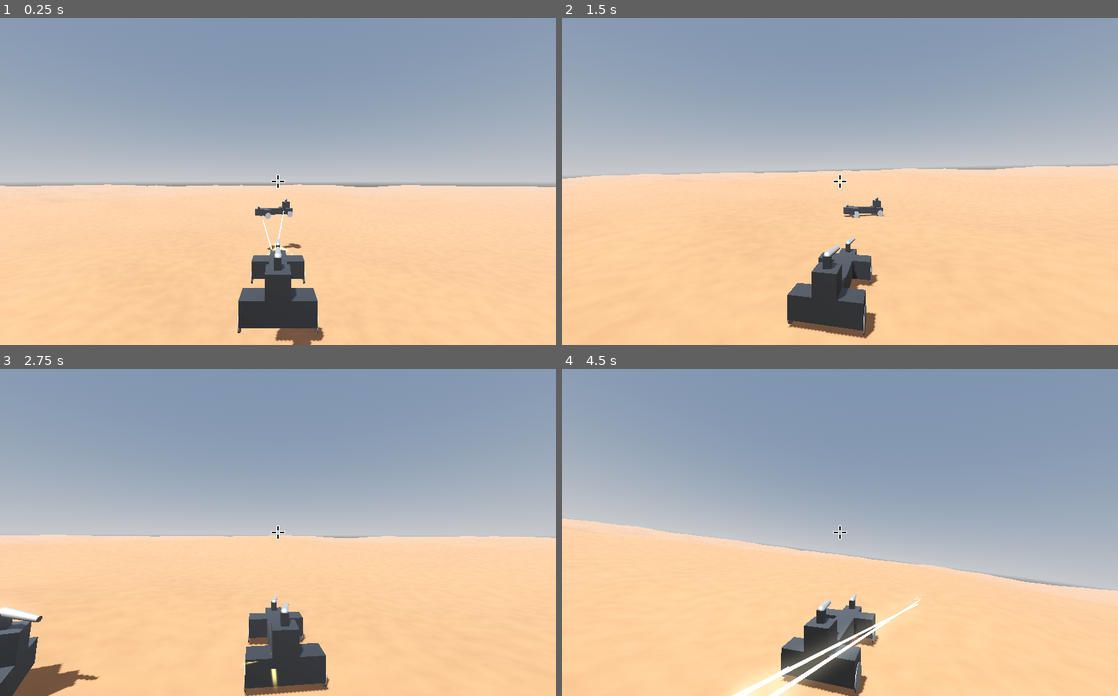
Above: before the commit, frames 1-4 (two rows, left to right).
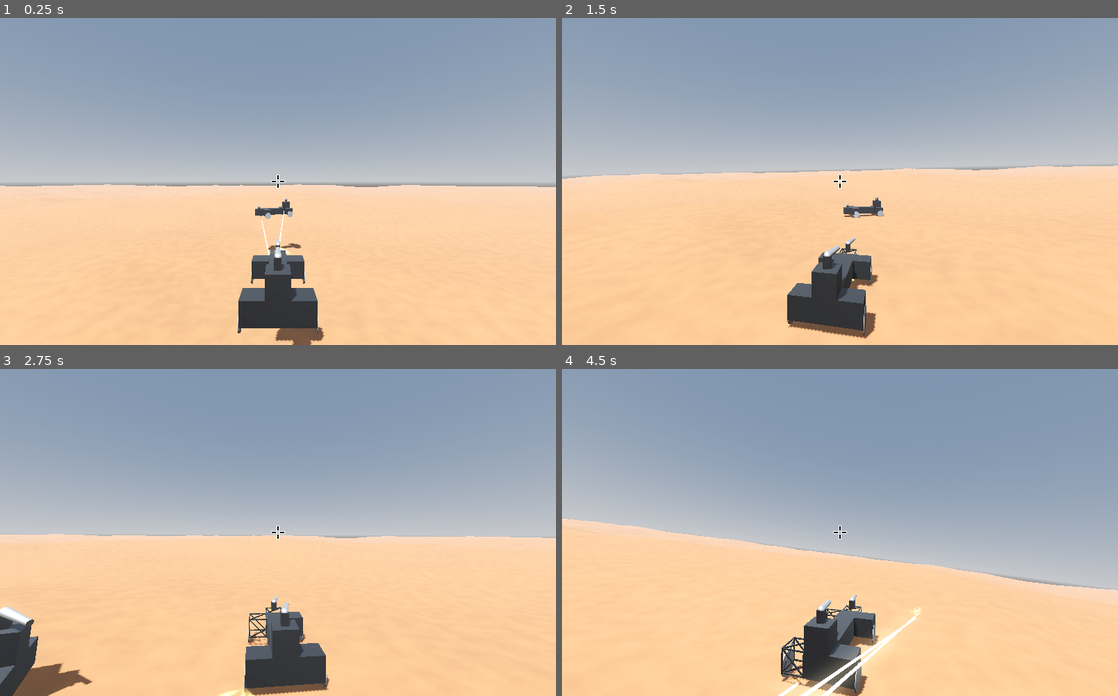
Above: after the commit, the same moments.

Repository: mcjohnalds/metal-skirmish
Game: Godot game, scene res://level.tscn
The game is run twice, just before and just after one commit, with the same random seed, the same clock (stepped at 60 frames per second) and the same inputs. The project has no main scene, so this scene is started directly.
Inputs (mouse positions are in pixels of both pictures, inside the frame that each line leads up to):
- Up to frame 1 (0.25 s): no input
- Up to frame 2 (1.5 s): move the mouse to (867, 181) at 0.52 s; hold W (move_forward) from 0.53 s (still down); click (867, 181) at 0.67 s; move the mouse to (812, 181) at 1.27 s
- Up to frame 3 (2.75 s): keep holding W (move_forward); move the mouse to (289, 525) at 2.02 s
- Up to frame 4 (4.5 s): keep holding W (move_forward); move the mouse to (834, 539) at 2.77 s; click (834, 539) at 2.92 s; move the mouse to (878, 535) at 3.52 s; move the mouse to (795, 529) at 4.27 s

The runs differ from the first frame. In frame 1, 0.1% of the frame differs, in the area x 46-53%, y 55-73%; in frame 2, less than 0.1%; in frame 3, 0.8%; in frame 4, 2.9%, in the area x 0-100%, y 45-100%.

Commit message:
part damage

Diff:
--- a/armor_part.gd
+++ b/armor_part.gd
@@ -2,3 +2,6 @@
 extends Node3D
 
 @onready var collision_shape: CollisionShape3D = $CollisionShape3D
+@onready var armor: MeshInstance3D = $Armor
+@onready var frame: Node3D = $Frame
+var health := 100.0
--- a/armor_part.tscn
+++ b/armor_part.tscn
@@ -1,7 +1,8 @@
-[gd_scene load_steps=5 format=3 uid="uid://cq4gywwo6nthu"]
+[gd_scene load_steps=6 format=3 uid="uid://cq4gywwo6nthu"]
 
 [ext_resource type="Script" path="res://armor_part.gd" id="1_vwkb6"]
 [ext_resource type="Material" uid="uid://c5vjyg2tw5l3u" path="res://materials/armor.tres" id="2_262j4"]
+[ext_resource type="PackedScene" uid="uid://beqwv26ycacot" path="res://frame.tscn" id="3_qc0l6"]
 
 [sub_resource type="BoxShape3D" id="BoxShape3D_mt8u5"]
 
@@ -14,5 +15,8 @@
 [node name="CollisionShape3D" type="CollisionShape3D" parent="."]
 shape = SubResource("BoxShape3D_mt8u5")
 
-[node name="MeshInstance3D" type="MeshInstance3D" parent="."]
+[node name="Armor" type="MeshInstance3D" parent="."]
 mesh = SubResource("BoxMesh_k5v3w")
+
+[node name="Frame" parent="." instance=ExtResource("3_qc0l6")]
+visible = false
--- /dev/null
+++ b/frame.tscn
@@ -0,0 +1,9 @@
+[gd_scene load_steps=3 format=3 uid="uid://beqwv26ycacot"]
+
+[ext_resource type="PackedScene" uid="uid://cem57twwcfajp" path="res://frame.glb" id="1_01wj1"]
+[ext_resource type="Material" uid="uid://c5vjyg2tw5l3u" path="res://materials/armor.tres" id="2_gu5qa"]
+
+[node name="Frame" instance=ExtResource("1_01wj1")]
+
+[node name="Frame" parent="." index="0"]
+surface_material_override/0 = ExtResource("2_gu5qa")
--- a/gun_part.gd
+++ b/gun_part.gd
@@ -4,4 +4,7 @@
 @onready var collision_shape: CollisionShape3D = $CollisionShape3D
 @onready var barrel: Node3D = $Barrel
 @onready var barrel_end: Node3D = $Barrel/End
+@onready var base: MeshInstance3D = $Base
+@onready var frame: Node3D = $Frame
 var last_fired_at = -1000.0
+var health := 100.0
--- a/gun_part.tscn
+++ b/gun_part.tscn
@@ -1,8 +1,9 @@
-[gd_scene load_steps=8 format=3 uid="uid://4fui5v13ebcj"]
+[gd_scene load_steps=9 format=3 uid="uid://4fui5v13ebcj"]
 
 [ext_resource type="Script" path="res://gun_part.gd" id="1_c3nxo"]
 [ext_resource type="Material" uid="uid://6t6mp7vv7frs" path="res://materials/special_part.tres" id="2_fnslv"]
 [ext_resource type="Material" uid="uid://c5vjyg2tw5l3u" path="res://materials/armor.tres" id="3_h56yo"]
+[ext_resource type="PackedScene" uid="uid://beqwv26ycacot" path="res://frame.tscn" id="4_d6d68"]
 
 [sub_resource type="BoxShape3D" id="BoxShape3D_mt8u5"]
 
@@ -42,6 +43,9 @@
 [node name="End" type="Node3D" parent="Barrel"]
 transform = Transform3D(1, 0, 0, 0, 1, 0, 0, 0, 1, 0, 0, 1)
 
-[node name="MeshInstance3D" type="MeshInstance3D" parent="."]
+[node name="Base" type="MeshInstance3D" parent="."]
 transform = Transform3D(1, 0, 0, 0, 1, 0, 0, 0, 1, 0, -0.25, 0)
 mesh = SubResource("BoxMesh_kai1l")
+
+[node name="Frame" parent="." instance=ExtResource("4_d6d68")]
+visible = false
--- a/vehicle.gd
+++ b/vehicle.gd
@@ -14,8 +14,8 @@
 @export var is_player := false
 var wheel_parts: Array[WheelPart] = []
 var gun_parts: Array[GunPart] = []
-var center_of_volume: Vector3
 var view_pitch := 0.0
+var parts: Array[Variant] = []
 
 
 func _ready() -> void:
@@ -53,16 +53,17 @@
 			gun_parts.append(part)
 			shapes.append({ "shape": part.collision_shape, "transform": part.transform })
 		if is_part:
+			parts.append(child)
 			part_position_sum += child.position
 			part_count += 1
 	for d: Dictionary in shapes:
 		var shape: CollisionShape3D = d.shape
 		var trans: Transform3D = d.transform
 		var so := create_shape_owner(shape)
+		# Note that this part can be accessed at parts[shape_index]
 		shape_owner_add_shape(so, shape.shape)
 		shape_owner_set_transform(so, trans)
-	center_of_volume = part_position_sum / part_count
-	center_of_mass = center_of_volume
+	center_of_mass = part_position_sum / part_count
 	center_of_mass.y = -0.5
 
 
@@ -100,7 +101,14 @@
 			else:
 				target = aim_ray_cast.global_transform * aim_ray_cast.target_position
 		else:
-			target = g.player.global_position + g.player.center_of_volume
+			var target_part: Node3D
+			for p in g.player.parts:
+				if p.health > 0.0:
+					target_part = p
+					break
+			if not target_part:
+				return
+			target = target_part.global_position
 
 		Global.safe_look_at(part.barrel, target, true)
 
@@ -162,6 +170,21 @@
 				metal_hit.one_shot = true
 				metal_hit.emitting = true
 				get_tree().current_scene.add_child(metal_hit)
+
+				var vehicle: Vehicle = collision.collider
+				var hit_part = vehicle.parts[collision.shape]
+				hit_part.health -= 10.0
+				if hit_part.health <= 0.0:
+					if hit_part is ArmorPart:
+						hit_part.armor.visible = false
+					if hit_part is GunPart:
+						hit_part.barrel.visible = false
+						hit_part.base.visible = false
+					if hit_part is WheelPart:
+						hit_part.armor.visible = false
+					hit_part.frame.visible = true
+					hit_part.health = 0.0
+					vehicle.shape_owner_set_disabled(collision.shape, true)
 
 
 func _physics_process_wheel_part(part: WheelPart, delta: float) -> void:
--- a/wheel_part.gd
+++ b/wheel_part.gd
@@ -7,8 +7,11 @@
 @onready var debug_arrow_x: Arrow = $DebugArrowX
 @onready var debug_arrow_y: Arrow = $DebugArrowY
 @onready var debug_arrow_z: Arrow = $DebugArrowZ
+@onready var armor: MeshInstance3D = $Armor
+@onready var frame: Node3D = $Frame
 var radius := 0.5
 var last_spring_offset: float
 var traction := false
 var steering := false
 var front := false
+var health := 100.0
--- a/wheel_part.tscn
+++ b/wheel_part.tscn
@@ -1,9 +1,10 @@
-[gd_scene load_steps=8 format=3 uid="uid://dhjl4ne7kf1gk"]
+[gd_scene load_steps=9 format=3 uid="uid://dhjl4ne7kf1gk"]
 
 [ext_resource type="Script" path="res://wheel_part.gd" id="1_rc5js"]
 [ext_resource type="PackedScene" uid="uid://cww4rrqoq5fmb" path="res://arrow.tscn" id="2_5re37"]
 [ext_resource type="Material" uid="uid://c5vjyg2tw5l3u" path="res://materials/armor.tres" id="2_rty61"]
 [ext_resource type="Material" uid="uid://6t6mp7vv7frs" path="res://materials/special_part.tres" id="3_ihea4"]
+[ext_resource type="PackedScene" uid="uid://beqwv26ycacot" path="res://frame.tscn" id="5_7n777"]
 
 [sub_resource type="BoxShape3D" id="BoxShape3D_lj6dk"]
 
@@ -20,7 +21,7 @@
 [node name="CollisionShape3D" type="CollisionShape3D" parent="."]
 shape = SubResource("BoxShape3D_lj6dk")
 
-[node name="MeshInstance3D" type="MeshInstance3D" parent="."]
+[node name="Armor" type="MeshInstance3D" parent="."]
 mesh = SubResource("BoxMesh_b3fel")
 
 [node name="Wheel" type="Node3D" parent="."]
@@ -48,3 +49,6 @@
 transform = Transform3D(-4.37114e-08, -1, 0, 1, -4.37114e-08, 0, 0, 0, 1, 0, 0.25, 0)
 visible = false
 color = Color(0, 0, 1, 1)
+
+[node name="Frame" parent="." instance=ExtResource("5_7n777")]
+visible = false
Binary file added: frame.glb
Not shown, added: frame.glb.import
Not shown, changed: todo.txt
Not shown, added: frame.blend
Not shown, added: frame.blend1
Not shown, removed: ground.blend
